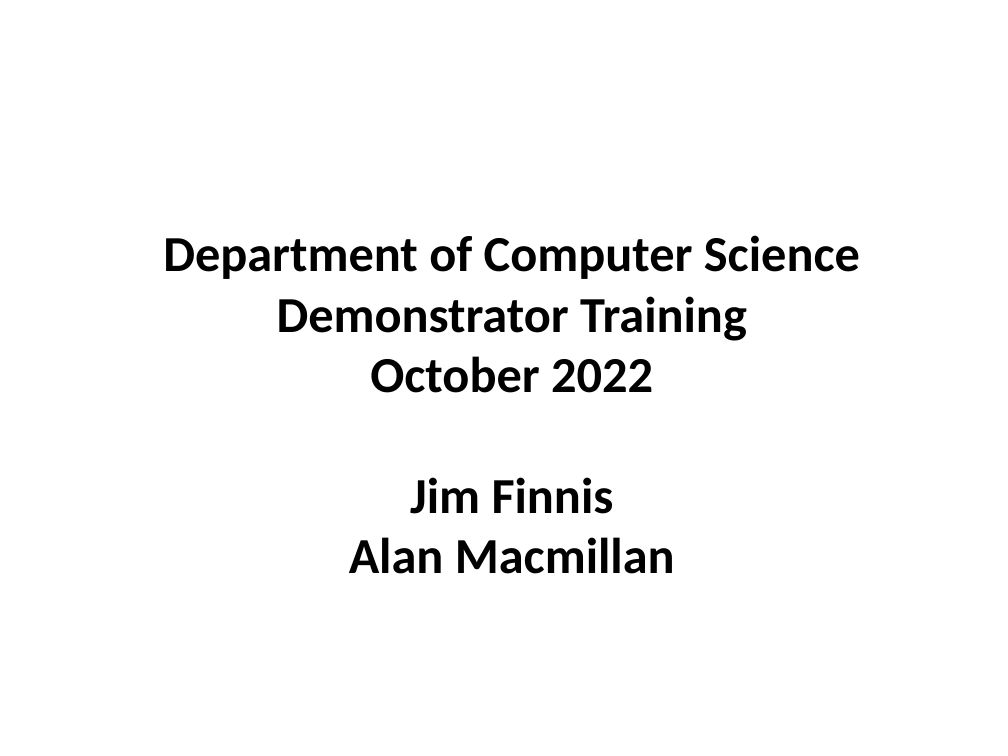
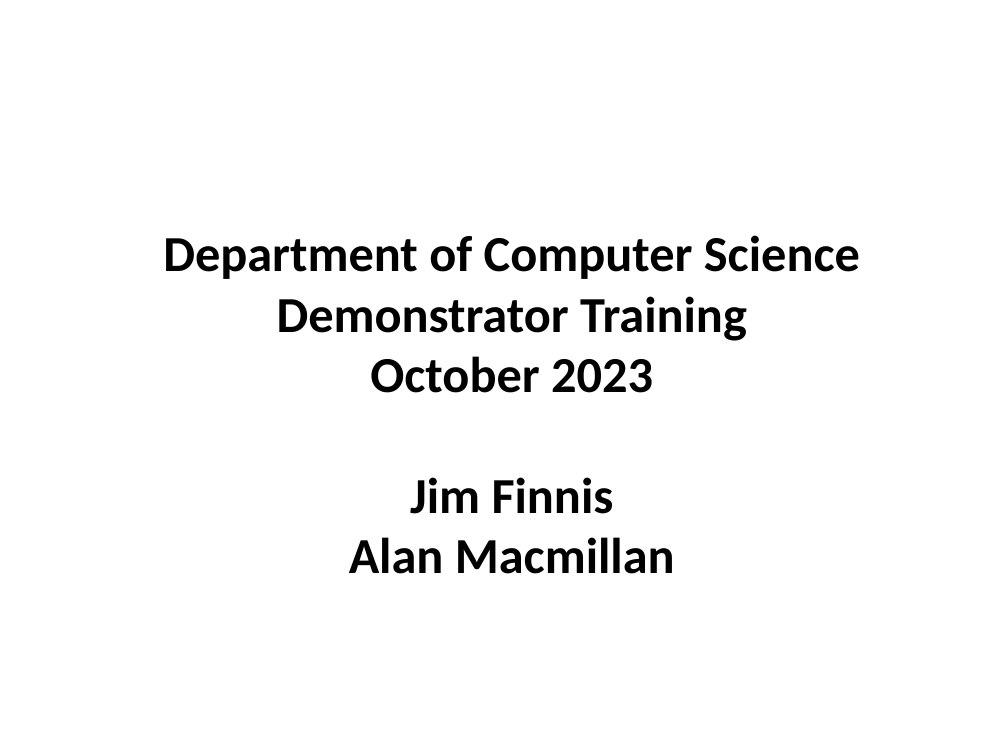
Before and after one commit to jimfinnis/jcf12, a slide deck: slide 1 of static/downloads/dem.pptx. Drawn at 1008x756 pixels with LibreOffice and Linux fonts; fonts in the diff are those of the drawing; background and template pictures are left out. Boxes give left, top, right and bottom in pixels: in the first picture for what was removed or moved away, otherwise in the second. Text is boxed around its words. In the diff, an @@ line names an element or a change of style, - is before the commit and + after.

```diff
--- a/static/downloads/dem.pptx
+++ b/static/downloads/dem.pptx
@@ text at [370, 356, 653, 393]: text changed @@
-October 2022
+October 2023
```
Also in this commit, not shown: 2 slides added, 1 slide removed, 4 other files.
